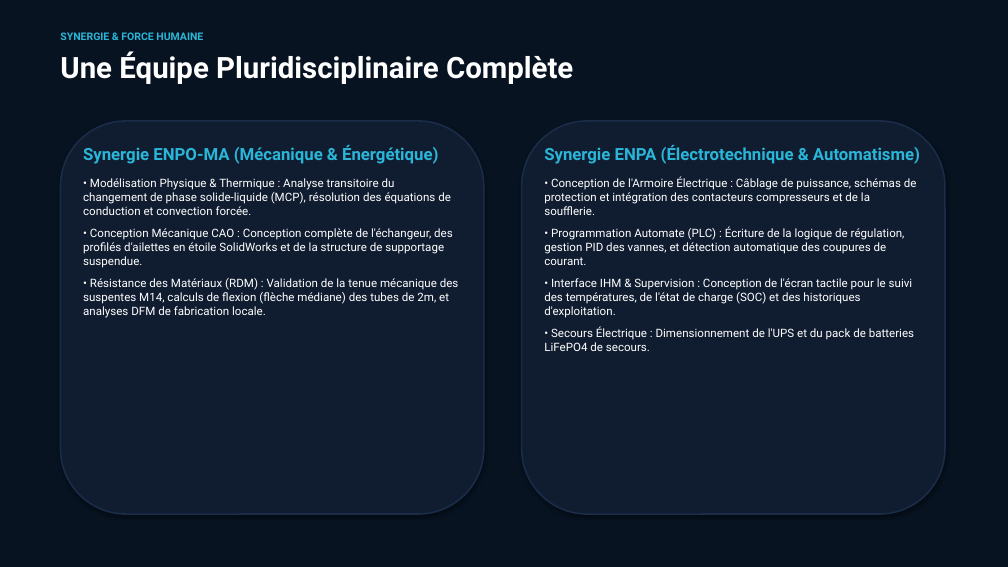
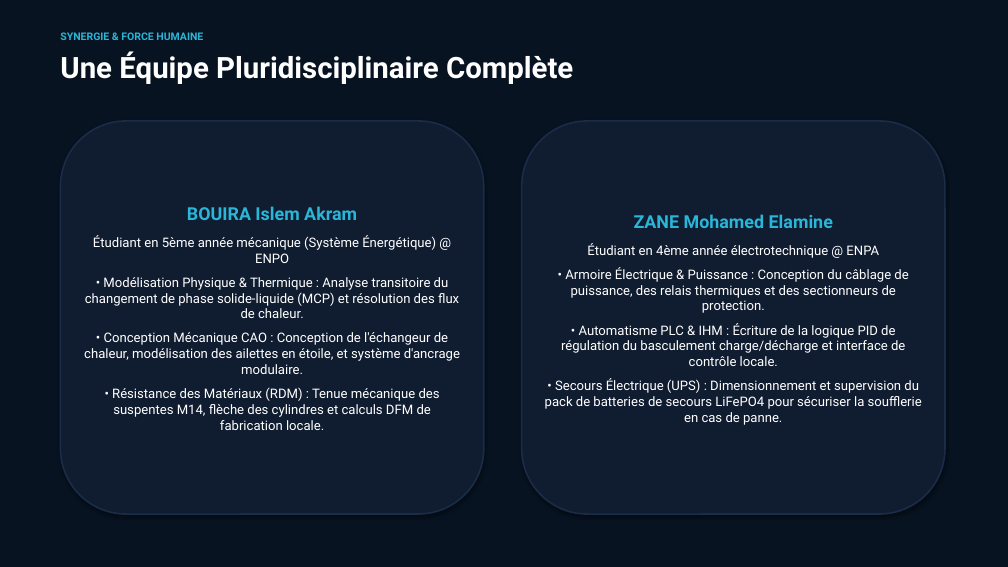
Before and after one commit to Islem-dev31/mcp-tes-simulator, a slide deck: slide 8 of kryodrop_pitch_deck.pptx. Drawn at 1008x567 pixels with LibreOffice and Linux fonts; fonts in the diff are those of the drawing. Boxes give left, top, right and bottom in pixels: in the first picture for what was removed or moved away, otherwise in the second. Text is boxed around its words. In the diff, an @@ line names an element or a change of style, - is before the commit and + after.

Commit message:
style(pitch): rebrand to KryoDrop, add student authors, increase text size, and center alignment

```diff
--- a/kryodrop_pitch_deck.pptx
+++ b/kryodrop_pitch_deck.pptx
@@ text "BOUIRA Islem Akram" at <box>84,206,460,430</box>: vertical alignment top to middle @@
@@ text "ZANE Mohamed Elamine" at <box>545,214,922,425</box>: vertical alignment top to middle @@
@@ text at <box>84,206,460,430</box>: text changed; size 11 to 12.5 pt @@
-Synergie ENPO-MA (Mécanique & Énergétique)
-• Modélisation Physique & Thermique : Analyse transitoire du changement de phase solide-liquide (MCP), résolution des équations de conduction et convection forcée.
-• Conception Mécanique CAO : Conception complète de l'échangeur, des profilés d'ailettes en étoile SolidWorks et de la structure de supportage suspendue.
-• Résistance des Matériaux (RDM) : Validation de la tenue mécanique des suspentes M14, calculs de flexion (flèche médiane) des tubes de 2m, et analyses DFM de fabrication locale.
+BOUIRA Islem Akram
+Étudiant en 5ème année mécanique (Système Énergétique) @ ENPO
+• Modélisation Physique & Thermique : Analyse transitoire du changement de phase solide-liquide (MCP) et résolution des flux de chaleur.
+• Conception Mécanique CAO : Conception de l'échangeur de chaleur, modélisation des ailettes en étoile, et système d'ancrage modulaire.
+• Résistance des Matériaux (RDM) : Tenue mécanique des suspentes M14, flèche des cylindres et calculs DFM de fabrication locale.
@@ text at <box>545,214,922,425</box>: text changed; size 11 to 12.5 pt @@
-Synergie ENPA (Électrotechnique & Automatisme)
-• Conception de l'Armoire Électrique : Câblage de puissance, schémas de protection et intégration des contacteurs compresseurs et de la soufflerie.
-• Programmation Automate (PLC) : Écriture de la logique de régulation, gestion PID des vannes, et détection automatique des coupures de courant.
-• Interface IHM & Supervision : Conception de l'écran tactile pour le suivi des températures, de l'état de charge (SOC) et des historiques d'exploitation.
-• Secours Électrique : Dimensionnement de l'UPS et du pack de batteries LiFePO4 de secours.
+ZANE Mohamed Elamine
+Étudiant en 4ème année électrotechnique @ ENPA
+• Armoire Électrique & Puissance : Conception du câblage de puissance, des relais thermiques et des sectionneurs de protection.
+• Automatisme PLC & IHM : Écriture de la logique PID de régulation du basculement charge/décharge et interface de contrôle locale.
+• Secours Électrique (UPS) : Dimensionnement et supervision du pack de batteries de secours LiFePO4 pour sécuriser la soufflerie en cas de panne.
```
Also in this commit, not shown: 7 other slides changed, 1 other file.
